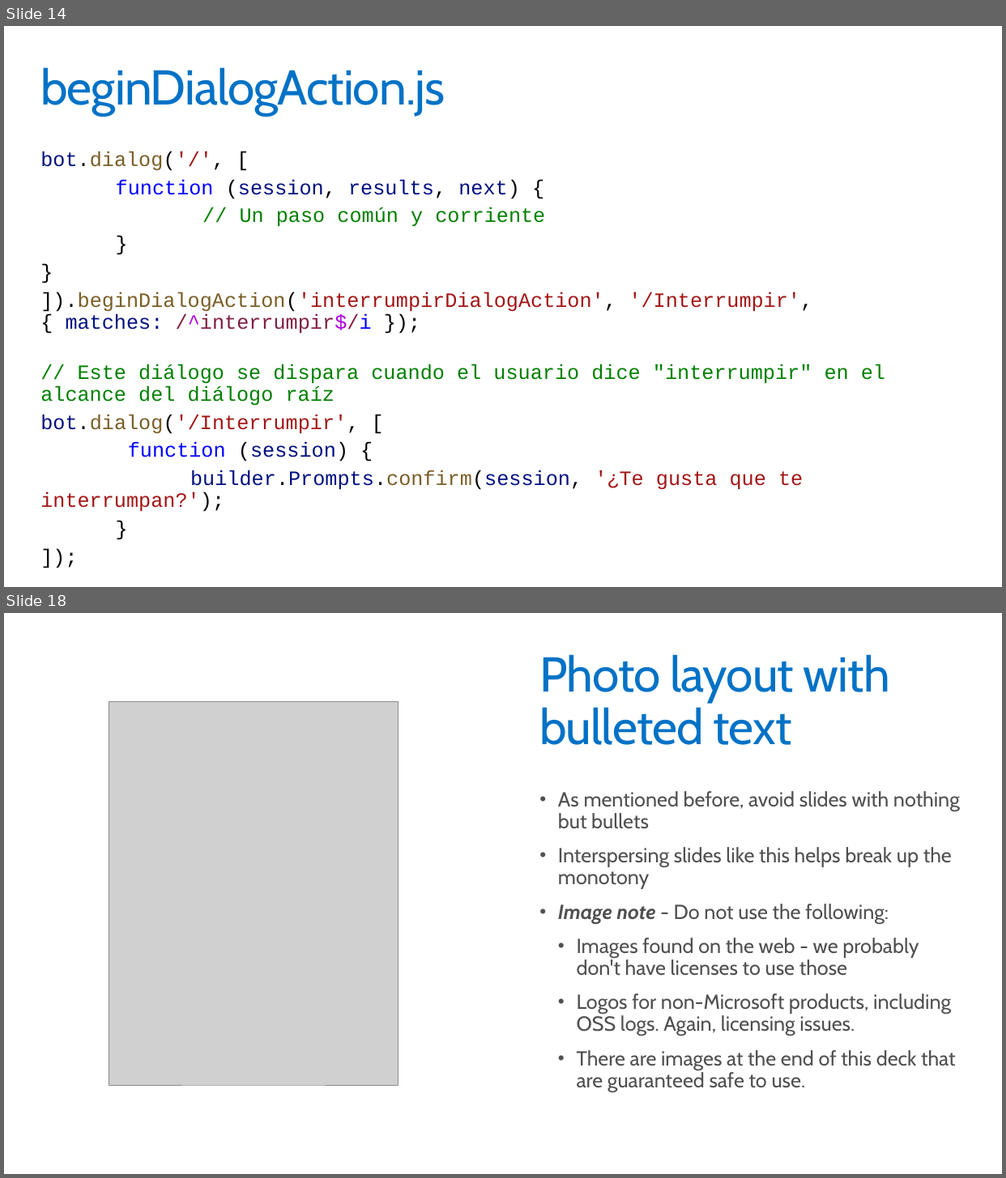
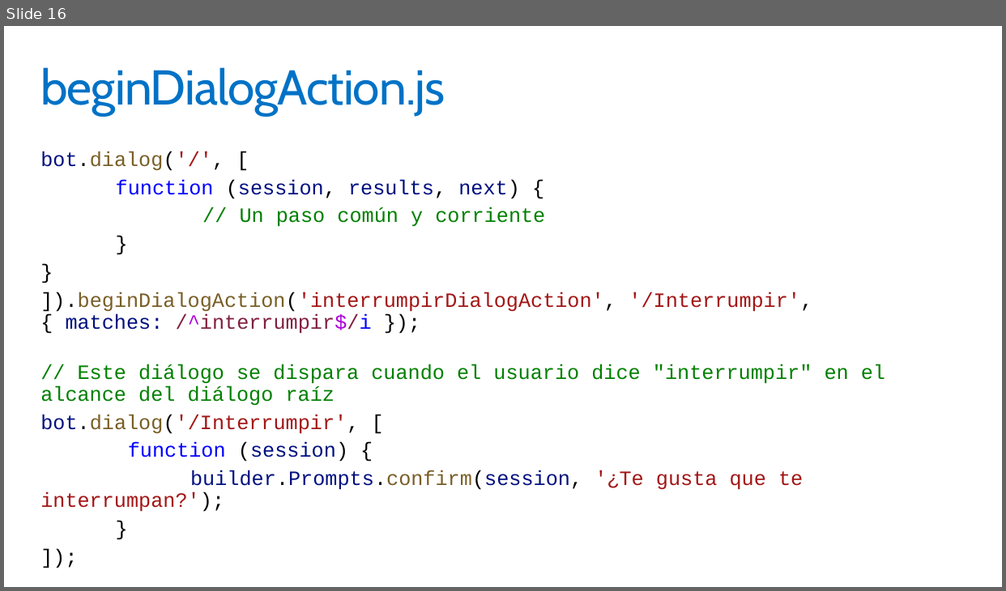
Before and after one commit to gespinosa1986/bot-framework-tutorial, a slide deck: 1. Introducción a Microsoft Bot Framework/Desarrollo avanzado de Bots con Microsoft Bot Framework y Node.js.pptx. Shown one above the other, each under a label of ours: slides 14 and 18 before the commit, slide 16 after it; the slides between them are not shown. The pictures are 1006x1178 and 1006x591 pixels, drawn with LibreOffice and Linux fonts; fonts in the diff are those of the drawing; grey boxes stand for pictures. Boxes give left, top, right and bottom in pixels: in the first picture for what was removed or moved away, otherwise in the second. Text is boxed around its words. In the diff, an @@ line names an element or a change of style, - is before the commit and + after.

```diff
--- a/1. Introducción a Microsoft Bot Framework/Desarrollo avanzado de Bots con Microsoft Bot Framework y Node.js.pptx
+++ b/1. Introducción a Microsoft Bot Framework/Desarrollo avanzado de Bots con Microsoft Bot Framework y Node.js.pptx
@@ slide 18 removed at [4,613,1002,1174], background #FFFFFF @@
@@ title removed at [539,654,890,745] @@
-Photo layout with bulleted text
@@ picture removed at [109,702,398,1084] @@
@@ text removed at [558,791,960,1093] @@
-• As mentioned before, avoid slides with nothing but bullets
-• Interspersing slides like this helps break up the monotony
-• Image note - Do not use the following:
-  • Images found on the web - we probably don't have licenses to use those
-  • Logos for non-Microsoft products, including OSS logs. Again, licensing issues.
-  • There are images at the end of this deck that are guaranteed safe to use.
@@ what was slide 14 is now slide 16 @@
```
Also in this commit, not shown: 3 slides changed, 5 slides added, 20 other slides removed, 4 other files.
